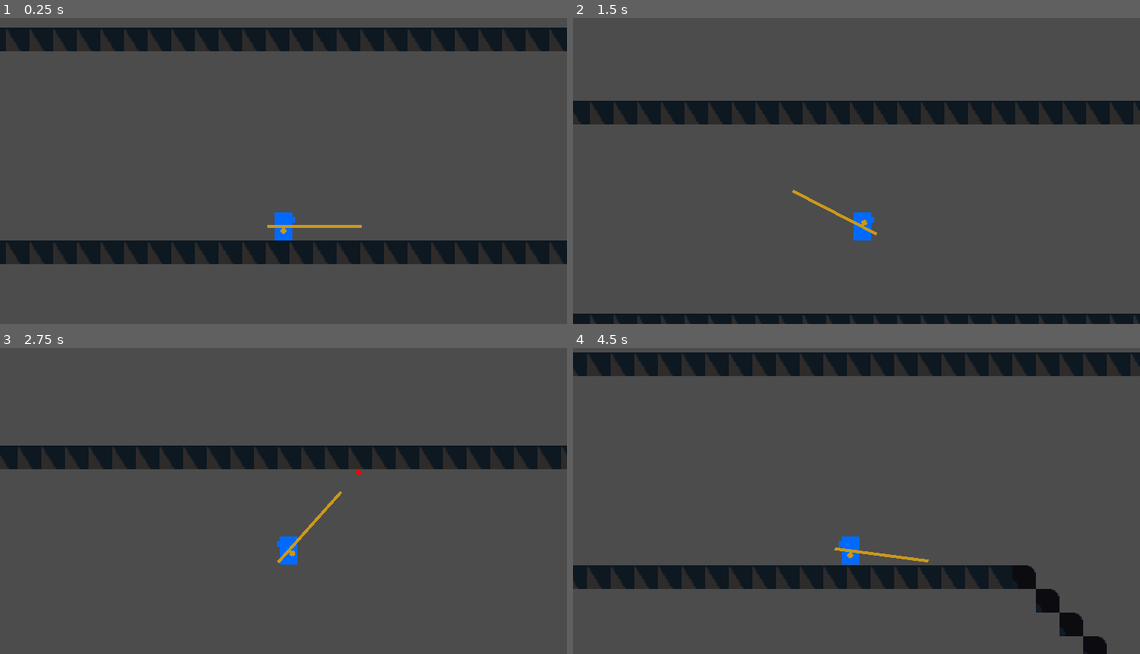
Above: before the commit, frames 1-4 (two rows, left to right).
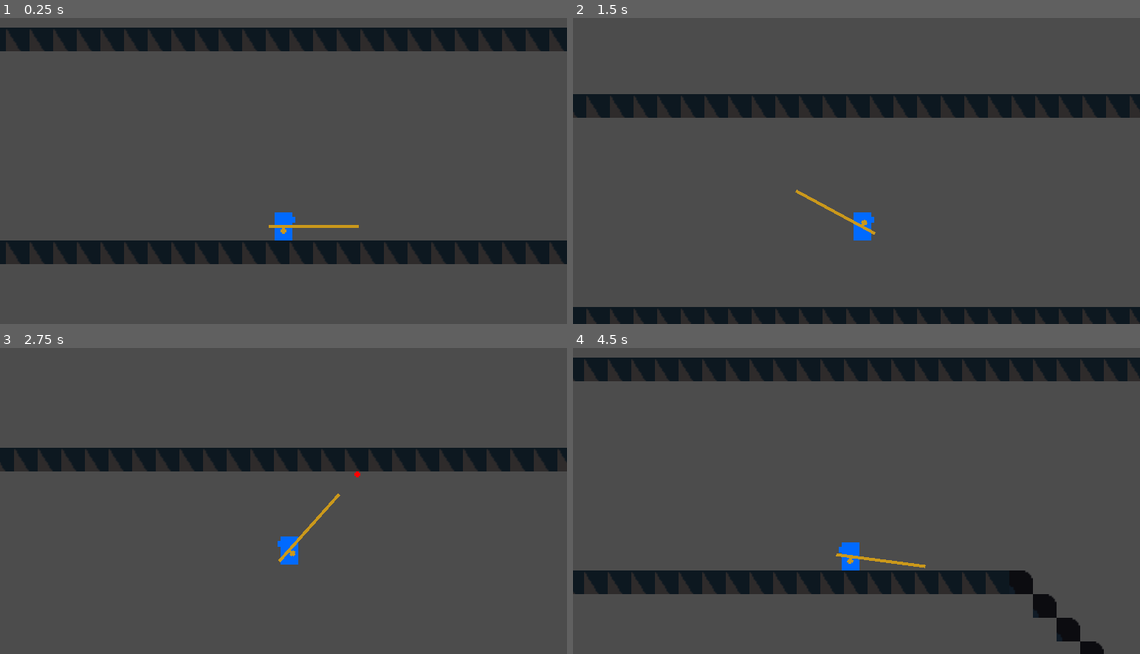
Above: after the commit, the same moments.

Repository: Xalph555/Ponder
Game: Godot game, scene res://Levels/TestLevels/TestLevel.tscn
Same seed, same stepped clock (60 frames per second), same inputs: the game is played once before the commit and once after it. The engine's default icon, where the game draws it, is replaced by a stand-in: a white triangle on a blue panel in a dark square.
Inputs (mouse positions are in pixels of both pictures, inside the frame that each line leads up to):
- Up to frame 1 (0.25 s): no input
- Up to frame 2 (1.5 s): tap Enter at 0.5 s; move the mouse to (981, 149) at 0.52 s; press the mouse at (981, 149) at 0.53 s; hold D (move_right) from 0.53 s (still down); tap Space (jump) at 0.77 s; move the mouse to (743, 180) at 1.27 s; release the mouse at (743, 180) at 1.28 s; click (743, 180) at 1.35 s
- Up to frame 3 (2.75 s): tap Space (jump) at 1.52 s; move the mouse to (340, 424) at 2.02 s; release D (move_right) at 2.03 s; press the mouse at (340, 424) at 2.03 s; hold A (move_left) from 2.03 s (still down)
- Up to frame 4 (4.5 s): move the mouse to (828, 559) at 2.77 s; release A (move_left) at 2.78 s; release the mouse at (828, 559) at 2.78 s; hold D (move_right) 2.78-4.28 s; click (828, 559) at 2.85 s; tap Space (jump) at 3.02, 3.77, 4.25 s; move the mouse to (1026, 540) at 3.52 s; press the mouse at (1026, 540) at 3.53 s; move the mouse to (686, 445) at 4.27 s; release the mouse at (686, 445) at 4.28 s; hold A (move_left) from 4.28 s (still down); click (686, 445) at 4.35 s

The runs differ from the first frame. In frame 1, less than 0.1% of the frame differs, in the area x 47-64%, y 67-69%; in frame 2, 8.0%; in frame 3, 3.6%; in frame 4, 11%, in the area x 0-100%, y 1-100%.

Commit message:
Moved grapple pull code to fishing rod (PAC)

Diff:
--- a/Common/Player/UsableItems/FishingRod/Hook/Hook.gd
+++ b/Common/Player/UsableItems/FishingRod/Hook/Hook.gd
@@ -2,69 +2,33 @@
 # PAC Hook Script                      #
 #--------------------------------------#
 extends KinematicBody2D
+
+class_name Hook
 
 
 # Variables:
 #---------------------------------------
 var _move_speed := 1000
 
-var _pull_x := 60
-var _pull_y := 105
-var _hook_pull := Vector2(_pull_x, _pull_y)
-
-var tension_vec := Vector2.ZERO
-
-var _hook_origin : Position2D
-
 var _move_dir := Vector2.ZERO
 var _hook_dir := Vector2.ZERO
 var _velocity := Vector2.ZERO
 
-var _distance_to_origin := 0.0
-
-var _is_hooked := false
-
-var _parent: KinematicBody2D
+var is_hooked := false
 
 
 # Functions:
 #---------------------------------------
 func _physics_process(delta: float) -> void:
-	_distance_to_origin = self.global_position.distance_to(_hook_origin.global_position)
-	_hook_dir = (self.global_position - _hook_origin.global_position).normalized()
 
 #	display_chain()
 
-	if _is_hooked:
-		apply_tension()
+#	if _is_hooked:
+#		apply_tension()
+#
+#	else:
 
-	else:
-		fly_hook(delta)
-
-
-#func display_chain():
-#	# chain graphics
-#	_hook_chain.region_rect.size.x = _distance_to_parent
-#	_hook_chain.rotation = self.position.angle_to_point(_parent.global_position) - self.rotation + deg2rad(180)
-
-
-func apply_tension():
-	_parent.is_flying = true
-
-	# adjusting pull direction
-	_hook_pull.x = sign(_hook_dir.x) * abs(_hook_pull.x)
-	_hook_pull.y = sign(_hook_dir.y) * abs(_hook_pull.y)
-
-	tension_vec = _hook_dir * _hook_dir.dot(_hook_pull)
-
-	_parent.limit_speed = _parent.max_speed * 1.3
-	_parent.velocity += tension_vec
-
-	# dead space
-	var dead_space := 20.0
-	if _distance_to_origin < dead_space:
-		var parent_origin_dist = (_parent.global_position - _hook_origin.global_position).length()
-		_parent.global_position = self.global_position + (_hook_dir * -1 * (dead_space + parent_origin_dist))
+	fly_hook(delta)
 
 
 func fly_hook(delta: float):
@@ -73,20 +37,18 @@
 	var collided = move_and_collide(_velocity)
 
 	if collided:
-		_is_hooked = true
+		is_hooked = true
 		_move_dir = Vector2.ZERO
 
 #		self.rotation = collided.normal.angle() + deg2rad(180)
 #		display_chain()
 
 
-func shoot(shooter: KinematicBody2D, pos : Position2D, dir: Vector2) -> void:
-	_parent = shooter
-	_hook_origin = pos
-	global_position = _hook_origin.global_position
+func shoot(shooter: KinematicBody2D, pos : Vector2, dir: Vector2) -> void:
+	global_position = pos
 	_move_dir = dir
 
-	_is_hooked = false
+	is_hooked = false
 
 
 func release() -> void:
--- a/Common/Player/UsableItems/FishingRod/PACRod/PACFishingRod.gd
+++ b/Common/Player/UsableItems/FishingRod/PACRod/PACFishingRod.gd
@@ -10,9 +10,18 @@
 
 export var line_length := 20.0
 
-var _hook_instance
+# hook tension variables
+var _pull_x := 60
+var _pull_y := 105
+var _hook_pull := Vector2(_pull_x, _pull_y)
 
+var tension_vec := Vector2.ZERO
+
+var _hook_instance : Hook
 var _can_grapple := true
+
+var _distance_to_hook := 0.0
+var _hook_dir := Vector2.ZERO
 
 onready var _pivot_point := $PivotPoint
 onready var _hook_point := $PivotPoint/HookPoint
@@ -28,6 +37,18 @@
 #		if _can_grapple:
 #			parent.is_flying = false
 
+	update_input(delta)
+	update_sprite()
+
+	if _hook_instance:
+		_distance_to_hook = _hook_instance.global_position.distance_to(_hook_point.global_position)
+		_hook_dir = (_hook_instance.global_position - _hook_point.global_position).normalized()
+
+		if _hook_instance.is_hooked:
+			apply_tension()
+
+
+func update_input(delta: float) -> void:
 	# charging rod
 	if Input.is_action_just_pressed("Action1") and _can_grapple:
 #		_tween.interpolate_property(_pivot_point, "rotation_degrees",
@@ -43,16 +64,14 @@
 	if Input.is_action_just_released("Action1"):
 		release_grapple()
 
-	update_sprite()
-
 
 func throw_grapple() -> void:
 	if !_hook_instance:
 		_can_grapple = false
 
-		var hook_dir : Vector2 = get_global_mouse_position() - _hook_point.global_position
+		var _mouse_dir = get_global_mouse_position() - _hook_point.global_position
 #		print(rad2deg(hook_dir.angle()))
-		hook_dir = hook_dir.normalized()
+		_mouse_dir = _mouse_dir.normalized()
 
 		#print(rad2deg(to_local(hook_dir).angle()))
 
@@ -60,11 +79,10 @@
 		# need to restrict hook direction to flat with hook and 75 degrees down it
 
 
-
 		_hook_instance = hook.instance()
 		_hook_instance.set_as_toplevel(true)
 		add_child(_hook_instance)
-		_hook_instance.shoot(parent, _hook_point, hook_dir)
+		_hook_instance.shoot(parent, _hook_point.global_position, _mouse_dir)
 
 
 func release_grapple() -> void:
@@ -75,6 +93,25 @@
 		_hook_instance = null
 
 
+func apply_tension():
+	parent.is_flying = true
+
+	# adjusting pull direction
+	_hook_pull.x = sign(_hook_dir.x) * abs(_hook_pull.x)
+	_hook_pull.y = sign(_hook_dir.y) * abs(_hook_pull.y)
+
+	tension_vec = _hook_dir * _hook_dir.dot(_hook_pull)
+
+	parent.limit_speed = parent.max_speed * 1.3
+	parent.velocity += tension_vec
+
+	# dead space
+	var dead_space := 20.0
+	if _distance_to_hook < dead_space:
+		var parent_origin_dist = (parent.global_position - _hook_point.global_position).length()
+		parent.global_position = _hook_instance.global_position + (_hook_dir * -1 * (dead_space + parent_origin_dist))
+
+
 func update_sprite() -> void:
 	if _hook_instance:
 		_pivot_point.look_at(_hook_instance.global_position)
--- a/Common/Player/UsableItems/FishingRod/PACRod/PACFishingRod.tscn
+++ b/Common/Player/UsableItems/FishingRod/PACRod/PACFishingRod.tscn
@@ -18,4 +18,4 @@
 texture = ExtResource( 1 )
 
 [node name="HookPoint" type="Position2D" parent="PivotPoint"]
-position = Vector2( 51, 0 )
+position = Vector2( 49, 0 )
--- a/project.godot
+++ b/project.godot
@@ -14,6 +14,11 @@
 "language": "GDScript",
 "path": "res://Common/Areas/HitHurtBox/HitBox.gd"
 }, {
+"base": "KinematicBody2D",
+"class": "Hook",
+"language": "GDScript",
+"path": "res://Common/Player/UsableItems/FishingRod/Hook/Hook.gd"
+}, {
 "base": "Area2D",
 "class": "Hurtbox",
 "language": "GDScript",
@@ -26,6 +31,7 @@
 } ]
 _global_script_class_icons={
 "Hitbox": "",
+"Hook": "",
 "Hurtbox": "",
 "Player": ""
 }
Binary file changed: Common/Player/UsableItems/FishingRod/FishingRod.png
